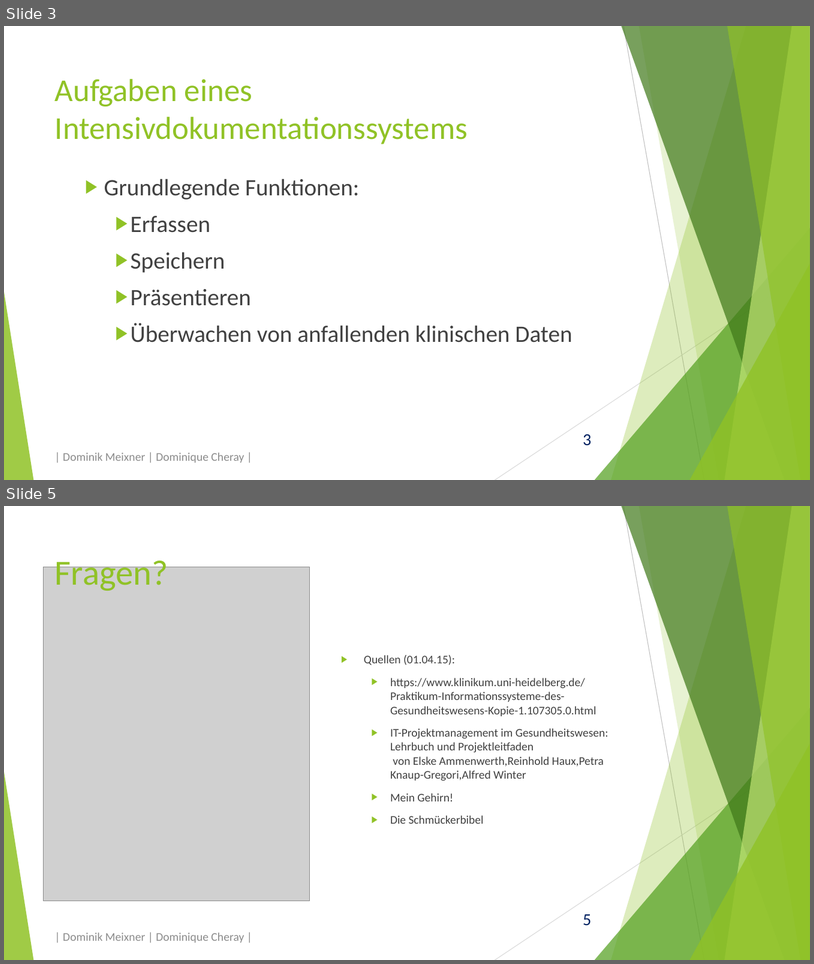
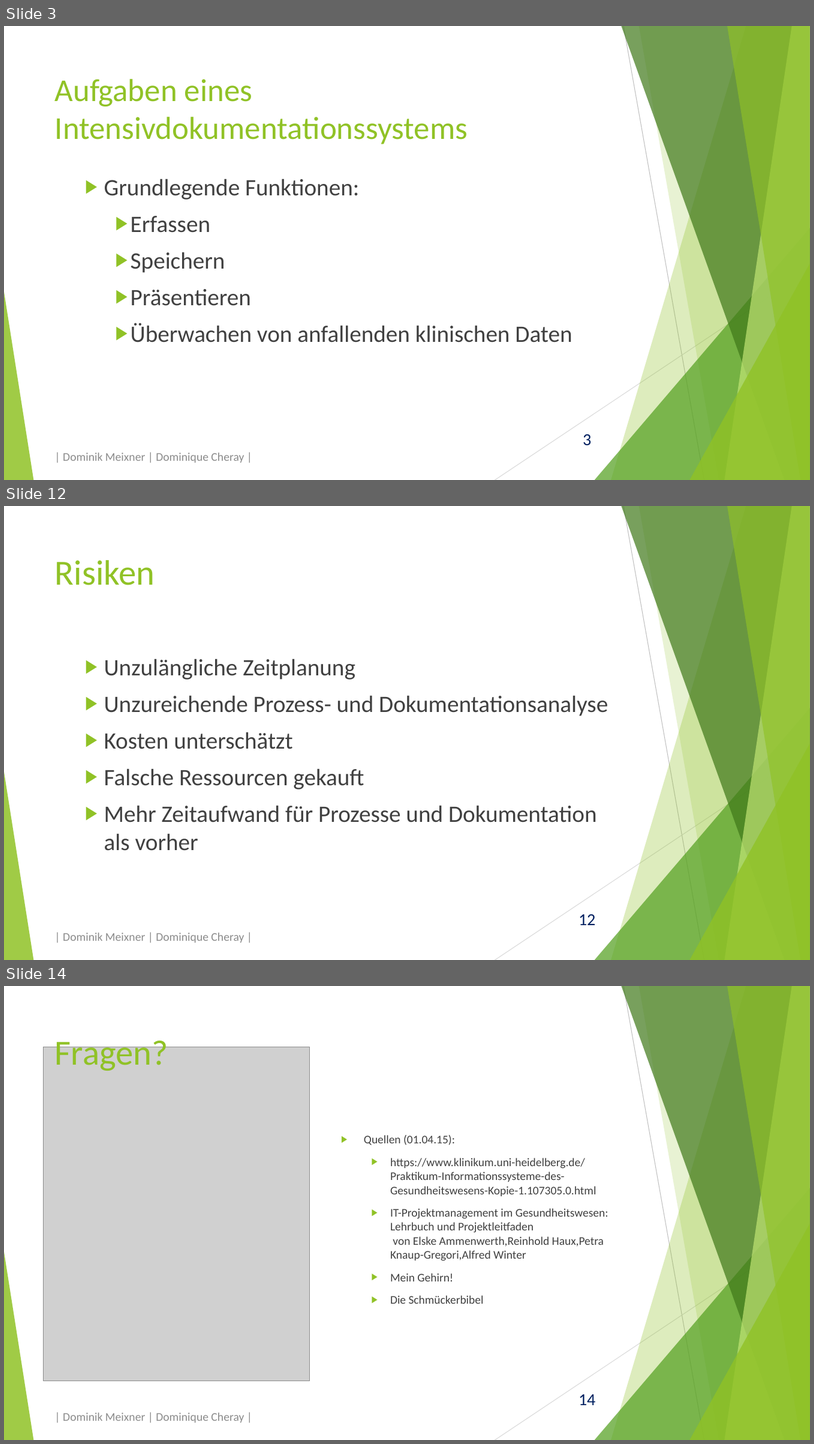
Before and after one commit to domeix/BlaBla, a slide deck: EinfIntensivDokSys/Intensivdokumentationssystem.pptx. Shown one above the other, each under a label of ours: slides 3 and 5 before the commit, slides 3, 12 and 14 after it; the slides between them are not shown. The pictures are 814x964 and 814x1444 pixels, drawn with LibreOffice and Linux fonts; fonts in the diff are those of the drawing; grey boxes stand for pictures. Boxes give left, top, right and bottom in pixels: in the first picture for what was removed or moved away, otherwise in the second. Text is boxed around its words. In the diff, an @@ line names an element or a change of style, - is before the commit and + after.

```diff
--- a/EinfIntensivDokSys/Intensivdokumentationssystem.pptx
+++ b/EinfIntensivDokSys/Intensivdokumentationssystem.pptx
@@ slide 12 added at bbox=[4, 506, 810, 960], background #FFFFFF; not listed: 11 template elements that a slide beside it also shows @@
@@ title added at bbox=[55, 560, 155, 585], 42 pt, text #90C226 @@
+Risiken
@@ text added at bbox=[104, 658, 608, 850], 28 pt, text #404040 @@
+  ▶ Unzulängliche Zeitplanung
+  ▶ Unzureichende Prozess- und Dokumentationsanalyse
+  ▶ Kosten unterschätzt
+  ▶ Falsche Ressourcen gekauft
+  ▶ Mehr Zeitaufwand für Prozesse und Dokumentation als vorher
@@ text added at bbox=[63, 932, 244, 942], 14 pt, text #8C8C8C @@
+| Dominik Meixner | Dominique Cheray |
@@ what was slide 5 is now slide 14 @@
@@ page number at bbox=[579, 1394, 596, 1405]: text changed @@
-5
+14
```
Also in this commit, not shown: 2 slides changed, 8 other slides added.
